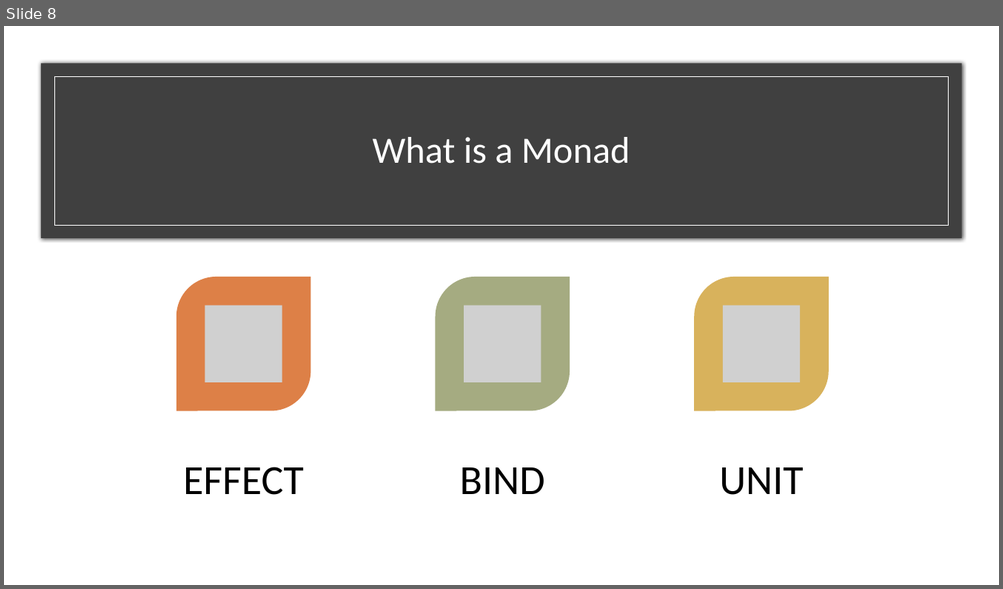
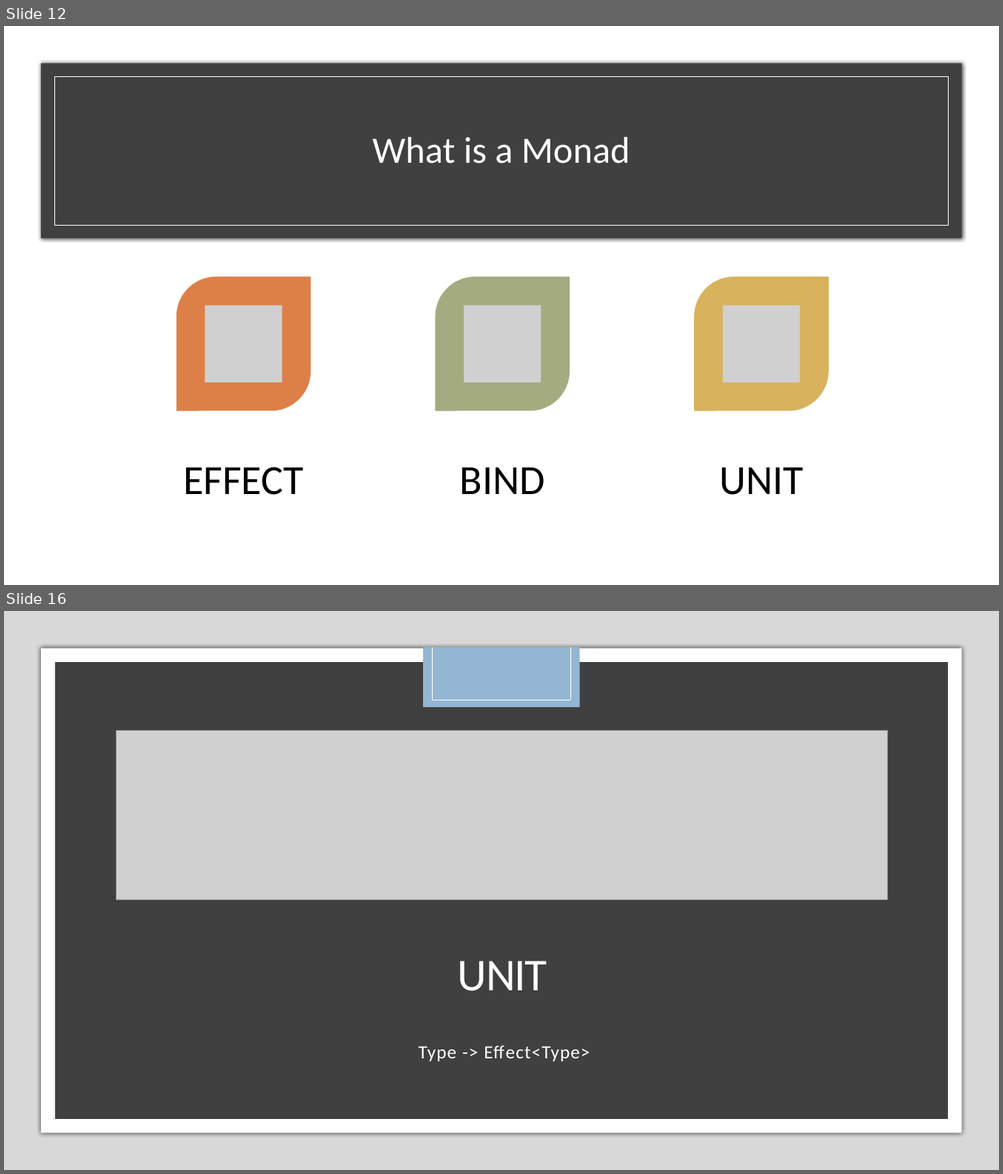
Before and after one commit to kemiller2002/monad-talk, a slide deck: presentation/monads.pptx. Shown one above the other, each under a label of ours: slide 8 before the commit, slides 12 and 16 after it; the slides between them are not shown. The pictures are 1003x589 and 1003x1174 pixels, drawn with LibreOffice and Linux fonts; fonts in the diff are those of the drawing; grey boxes stand for pictures. Boxes give left, top, right and bottom in pixels: in the first picture for what was removed or moved away, otherwise in the second. Text is boxed around its words. In the diff, an @@ line names an element or a change of style, - is before the commit and + after.

```diff
--- a/presentation/monads.pptx
+++ b/presentation/monads.pptx
@@ slide 16 added at [4,611,999,1170], background #000000 @@
@@ rectangle added at [4,611,999,1170], fill #FFFFFF @@
@@ rectangle added at [4,611,999,1170], fill #BFBFBF at 60% opacity @@
@@ rectangle added at [41,648,962,1133], fill #FFFFFF @@
@@ rectangle added at [424,647,580,707], fill #94B6D2 @@
@@ line added from (432, 647) to (432, 700), #FFFFFF 0.5 pt @@
@@ line added from (570, 647) to (570, 700), #FFFFFF 0.5 pt @@
@@ rectangle added at [54,662,948,1120], fill #404040, outline #FFFFFF 0.5 pt @@
@@ rectangle added at [111,715,892,1066], fill #000000 @@
@@ line added from (432, 700) to (570, 700), #FFFFFF 0.5 pt @@
@@ picture added at [116,730,888,900] @@
@@ title added at [458,961,547,991], 44 pt, text #FFFFFF @@
+UNIT
@@ text added at [418,1045,589,1062], 18 pt, text #FFFFFF @@
+Type -> Effect<Type>
@@ what was slide 8 is now slide 12 @@
```
Also in this commit, not shown: 1 slide changed, 8 other slides added, 2 slides removed, 3 other files.
